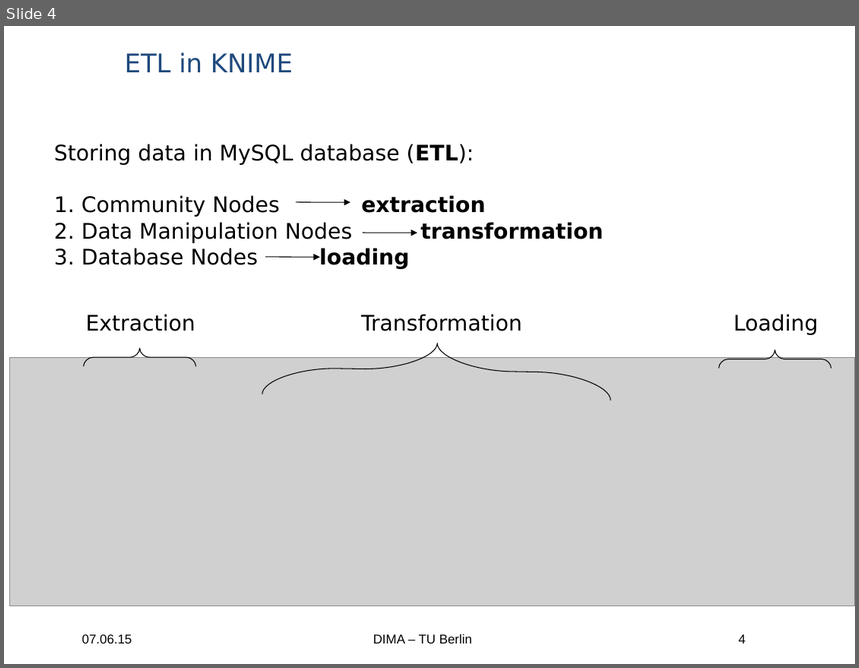
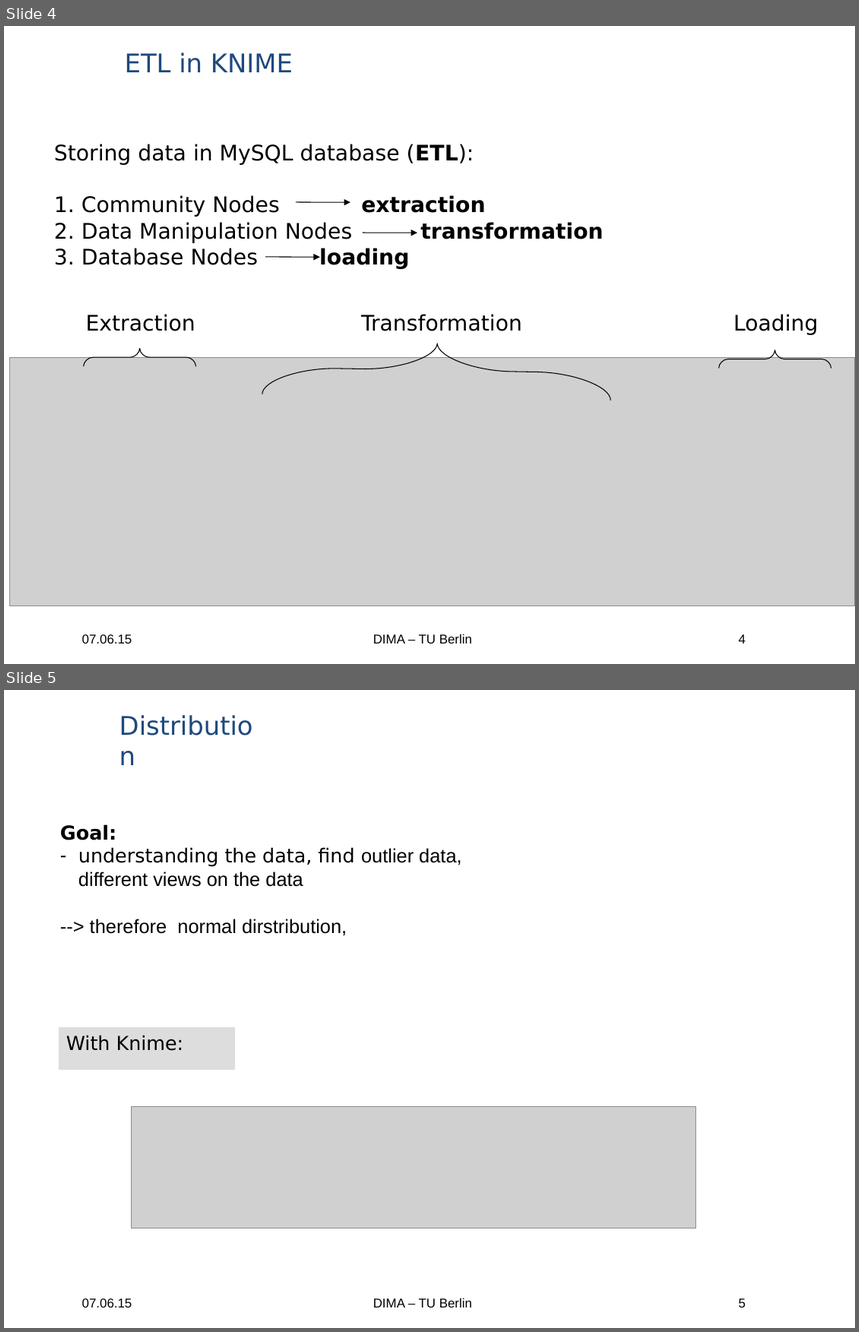
Before and after one commit to ericdoerheit/DBPRO2015, a slide deck: Presentations/Presentation 3.ppt. Shown one above the other, each under a label of ours: slide 4 before the commit, slides 4 and 5 after it. The pictures are 859x668 and 859x1332 pixels, drawn with LibreOffice and Linux fonts; fonts in the diff are those of the drawing; grey boxes stand for pictures; background and template pictures are left out. Boxes give left, top, right and bottom in pixels: in the first picture for what was removed or moved away, otherwise in the second. Text is boxed around its words. In the diff, an @@ line names an element or a change of style, - is before the commit and + after.

```diff
--- a/Presentations/Presentation 3.ppt
+++ b/Presentations/Presentation 3.ppt
@@ slide 5 added at [4, 690, 855, 1328], background picture (left out); not listed: 3 template elements that a slide beside it also shows @@
@@ text added at [111, 705, 271, 744], 24 pt, text #1F497D @@
+Distribution
@@ text added at [60, 825, 462, 936], 18 pt, text #000000 @@
+Goal:
+– understanding the data, find outlier data, different views on the data
+--> therefore normal dirstribution,
@@ rectangle added at [59, 1027, 235, 1070], fill #DDDDDD, 18 pt, text #000000 @@
+With Knime:
@@ picture added at [132, 1106, 696, 1228] @@
```
Also in this commit, not shown: 1 other slide added.
